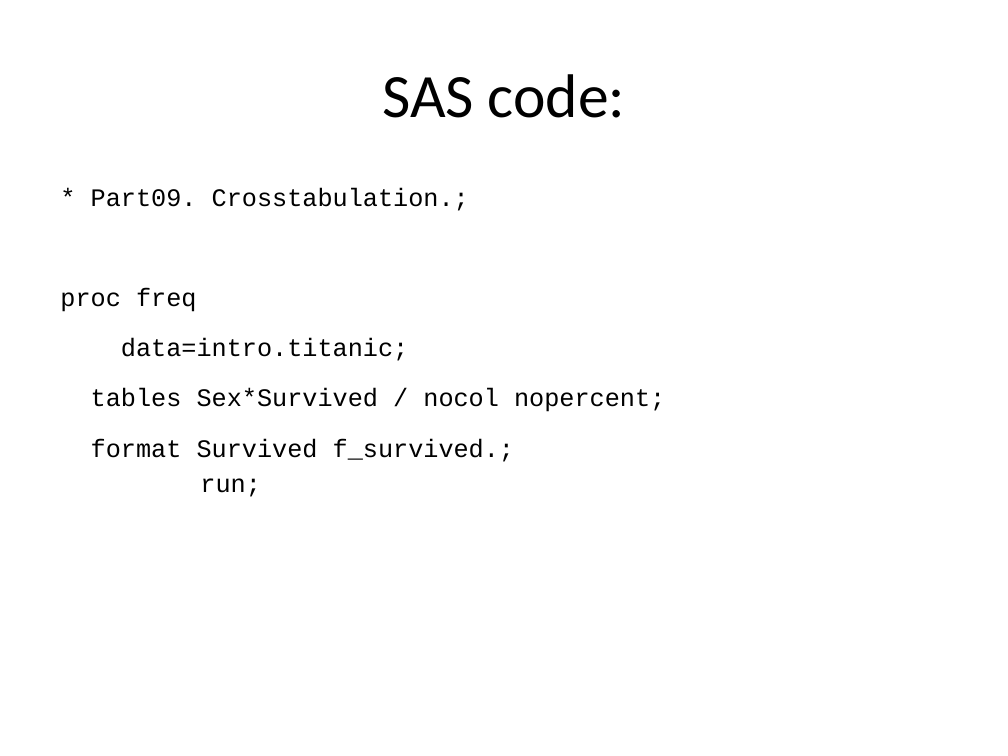
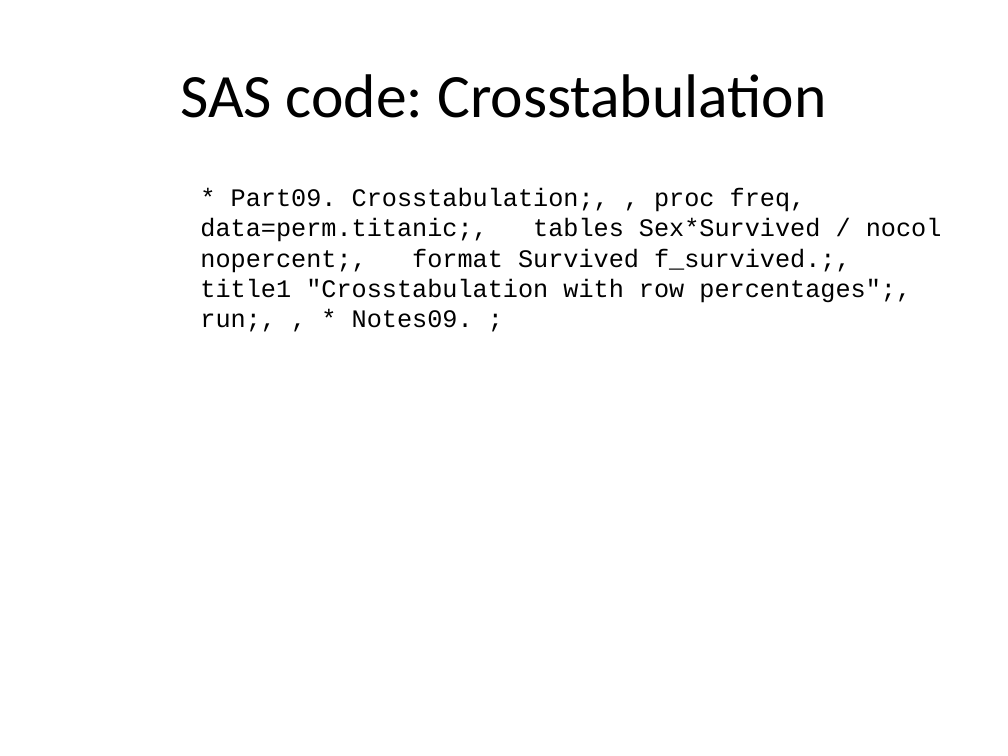
Before and after one commit to pmean/introduction-to-SAS, a slide deck: slide 19 of results/m04-slides-and-speaker-notes.pptx (slide 21 before the commit). Drawn at 1008x756 pixels with LibreOffice and Linux fonts; fonts in the diff are those of the drawing. Boxes give left, top, right and bottom in pixels: in the first picture for what was removed or moved away, otherwise in the second. Text is boxed around its words. In the diff, an @@ line names an element or a change of style, - is before the commit and + after.

```diff
--- a/results/m04-slides-and-speaker-notes.pptx
+++ b/results/m04-slides-and-speaker-notes.pptx
@@ title at <box>180,74,827,118</box>: text changed @@
-SAS code:
+SAS code: Crosstabulation
@@ text at <box>200,188,942,332</box>: text changed @@
-* Part09. Crosstabulation.;
-proc freq
-data=intro.titanic;
-tables Sex*Survived / nocol nopercent;
-format Survived f_survived.;
-run;
+* Part09. Crosstabulation;, , proc freq, data=perm.titanic;, tables Sex*Survived / nocol nopercent;, format Survived f_survived.;, title1 "Crosstabulation with row percentages";, run;, , * Notes09. ;
```
Also in this commit, not shown: 36 other slides changed, 2 slides removed, 5 other files.
